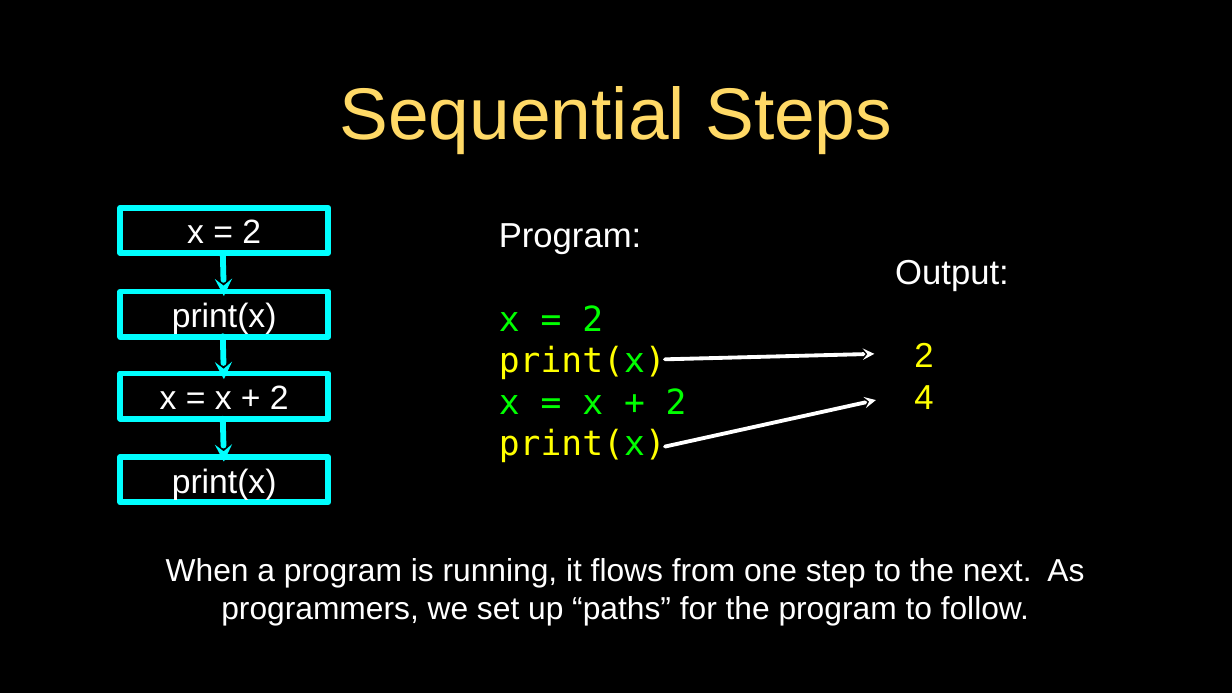
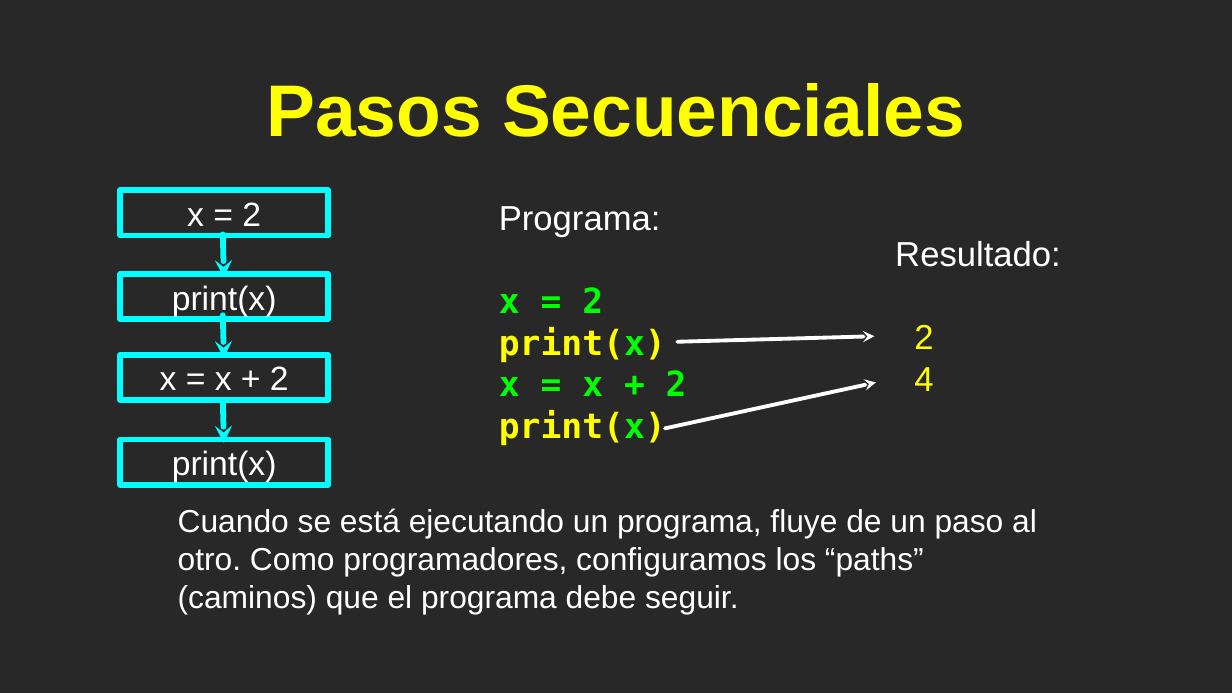
Before and after one commit to csev/py4e, a slide deck: slide 39 of lectures3/Pythonlearn-01-Intro.pptx. Drawn at 1232x693 pixels with LibreOffice and Linux fonts; fonts in the diff are those of the drawing. Boxes give left, top, right and bottom in pixels: in the first picture for what was removed or moved away, otherwise in the second. Text is boxed around its words. In the diff, an @@ line names an element or a change of style, - is before the commit and + after.

Commit message:
Update lessons.json
Move slides from es folder

```diff
--- a/lectures3/Pythonlearn-01-Intro.pptx
+++ b/lectures3/Pythonlearn-01-Intro.pptx
@@ background #000000 to #282828 @@
@@ title at [266,83,965,137]: text changed; text colour #FFD966 to #FFFF00; bold on @@
-Sequential Steps
+Pasos Secuenciales
@@ rectangle "x = 2": place and size @@
-rectangle "x = 2" at [121,208,328,253]
+rectangle "x = 2" at [121,191,328,236]
@@ text "Programa:": place and size @@
-text "Programa:" at [499,223,687,463]
+text "Programa:" at [499,206,687,445]
@@ text at [499,206,661,237]: text changed @@
-Program:
+Programa:
@@ text "Resultado:": place and size @@
-text "Resultado:" at [895,259,1009,409]
+text "Resultado:" at [895,241,1061,391]
@@ text at [895,241,1061,267]: text changed @@
-Output:
+Resultado:
@@ text at [499,287,687,445]: bold on in "x = 2", "print(x)", "x = x + 2", "print(x)" @@
@@ 4 arrows, 3 rectangles: place and size @@
-4 arrows, 3 rectangles at [121,253,876,502]
+4 arrows, 3 rectangles at [121,234,876,484]
@@ arrow moved from (874, 354) - (665, 360) to (874, 336) - (677, 342) @@
@@ text at [178,508,1037,614]: text changed @@
-When a program is running, it flows from one step to the next. As programmers, we set up “paths” for the program to follow.
+Cuando se está ejecutando un programa, fluye de un paso al otro. Como programadores, configuramos los “paths” (caminos) que el programa debe seguir.
@@ rectangle removed at [0,633,1232,693] @@
```
Also in this commit, not shown: 15 other slides changed, 29 slides added, 29 slides removed, 12 other files.
